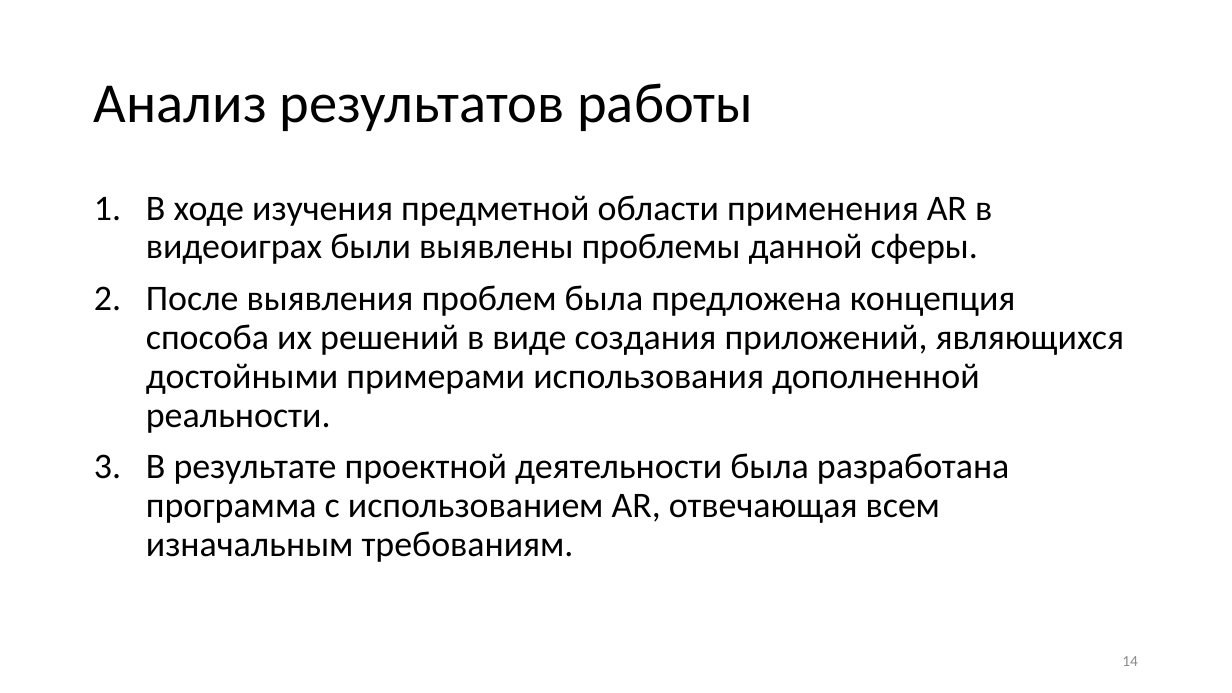
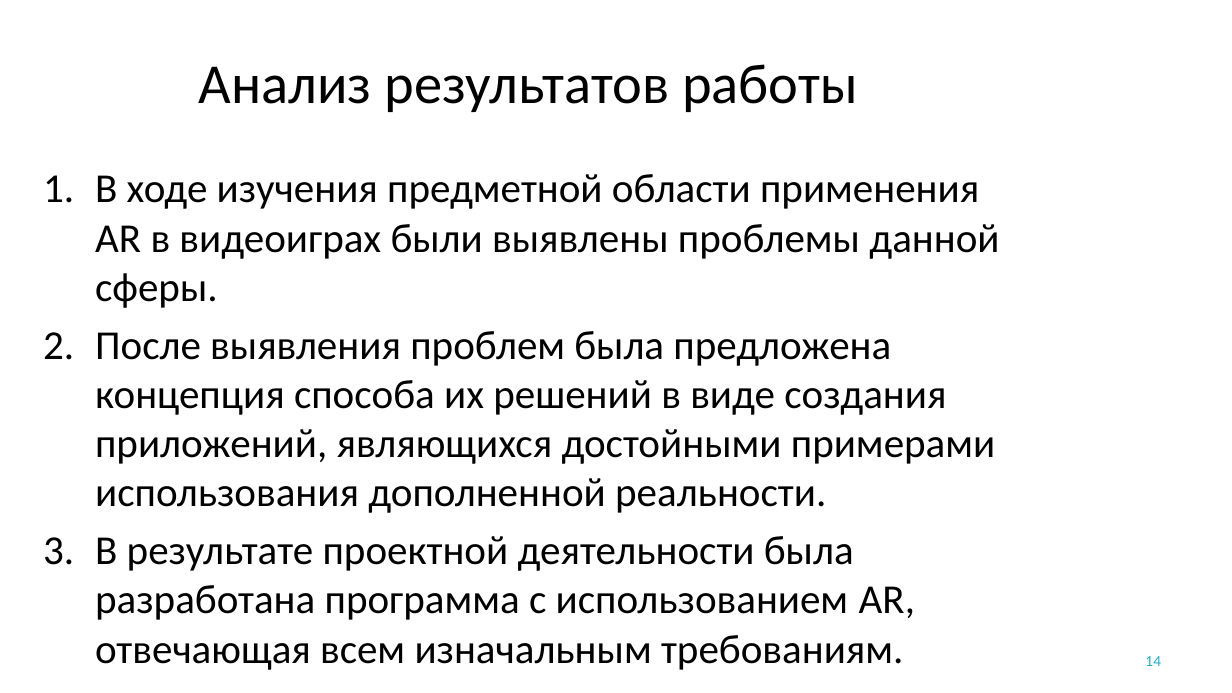
Before and after one commit to YakimenkoIlya/PhantasmagoriaProjectFiles, a slide deck: slide 14 of Якименко Курсовая.pptx. Drawn at 1232x693 pixels with LibreOffice and Linux fonts; fonts in the diff are those of the drawing; background and template pictures are left out. Boxes give left, top, right and bottom in pixels: in the first picture for what was removed or moved away, otherwise in the second. Text is boxed around its words. In the diff, an @@ line names an element or a change of style, - is before the commit and + after.

```diff
--- a/Якименко Курсовая.pptx
+++ b/Якименко Курсовая.pptx
@@ title "Анализ результатов работы": place and size @@
-title "Анализ результатов работы" at box(94, 83, 753, 131)
+title "Анализ результатов работы" at box(199, 64, 858, 112)
@@ title "Анализ результатов работы" at box(199, 64, 858, 112): alignment left to centre; line spacing 0.9 to 1 @@
@@ text "В ходе изучения предметной области ...": place and size @@
-text "В ходе изучения предметной области ..." at box(146, 195, 1125, 562)
+text "В ходе изучения предметной области ..." at box(95, 174, 999, 620)
@@ text "В ходе изучения предметной области ..." at box(95, 174, 999, 620): size 28 to 32 pt; line spacing 0.9 to 1; less space between paragraphs @@
@@ page number: place and size @@
-page number at box(1122, 656, 1138, 666)
+page number at box(1145, 656, 1161, 666)
@@ page number at box(1145, 656, 1161, 666): text colour #8C8C8C to #1FAECD @@
```
Also in this commit, not shown: 14 other slides changed, 1 other file.
